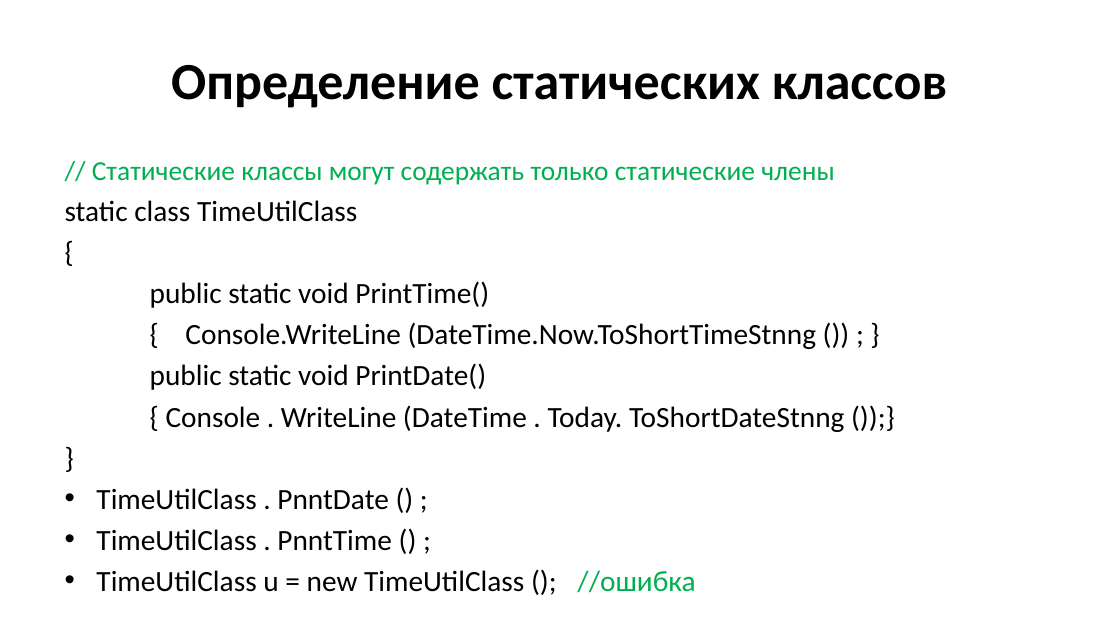
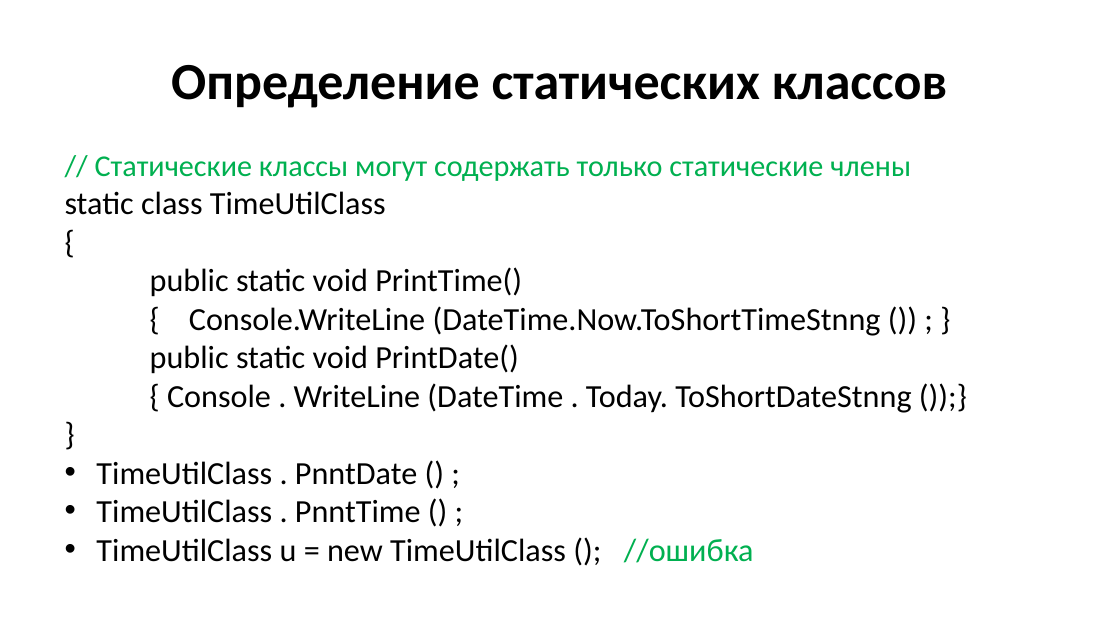
Before and after one commit to Mrztv/KRSU, a slide deck: slide 38 of 2026/ООП/Хмелева/ООП1.pptx. Drawn at 1120x639 pixels with LibreOffice and Linux fonts; fonts in the diff are those of the drawing. Boxes give left, top, right and bottom in pixels: in the first picture for what was removed or moved away, otherwise in the second. Text is boxed around its words. In the diff, an @@ line names an element or a change of style, - is before the commit and + after.

```diff
--- a/2026/ООП/Хмелева/ООП1.pptx
+++ b/2026/ООП/Хмелева/ООП1.pptx
@@ text "// Статические классы могут содержать ..." at (x1=65, y1=156, x2=911, y2=563): size 23.2 to 25.5 pt in "// Статические классы могут содержать только статические ..."; size 24.8 to 27.2 pt in "static class TimeUtilClass", "{", "public static void PrintTime()", "{ Console.WriteLine (DateTime.Now.ToShortTimeStnng ()) ; }" and 6 more places; line spacing 1 to 0.8; more space between paragraphs @@
```
Also in this commit, not shown: 58 other slides changed, 27 other files.
